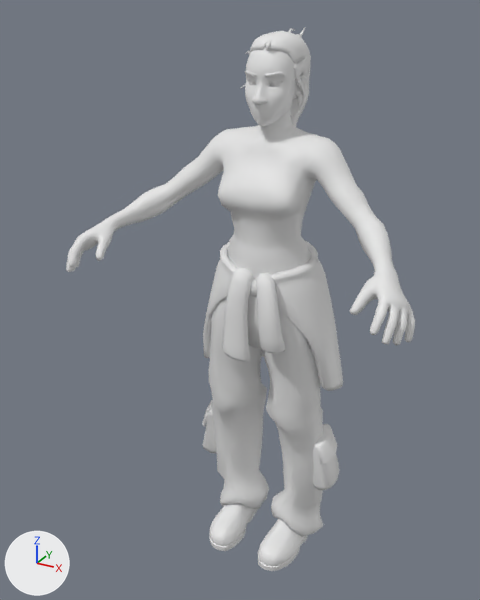
One commit to the FBX model Assets/Models/Characters/Marisol/marisol_workingfile.fbx: the scene before it, then after it.
One viewpoint serves both versions: a 50 mm lens placed at (0.842, -1.726, 1.752), pointed at (-0.06, -0.086, 0.932). The axes (+X, +Y, +Z) are drawn at lower left. The lights are the same throughout.

In view in the first picture: 'mesh_marisol_body', 'mesh_marisol_coat', 'mesh_marisol_coat_sleeves', 'mesh_marisol_eyebrows', 'mesh_marisol_eyes', 'mesh_marisol_hair_base', 'mesh_marisol_hair_strands', 'mesh_marisol_pant_pockets', 'mesh_marisol_pants', 'mesh_marisol_ponytail', 'mesh_marisol_shoes'.
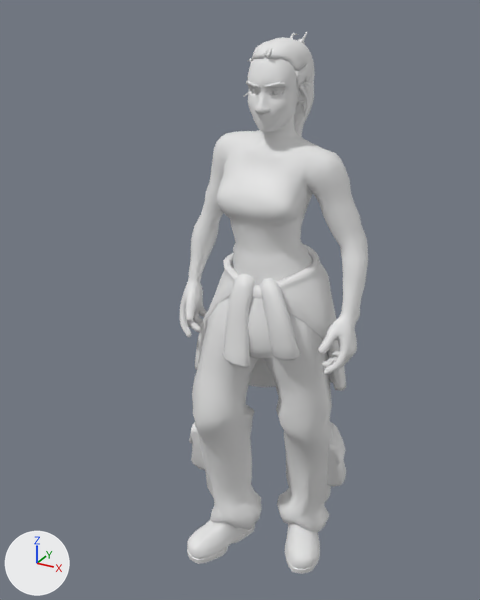
Commit message: Marisol Walk + Controller

The newer file adds an action. The first version stands in its rest pose; the second is drawn at frame 73 of the action 'Marisol_SKELE|Marisol_Idle'.

Where the change shows, as pixel boxes [x1, y1, x2, y2] in the pictures (480 x 600 px):
'mesh_marisol_body', posed (46% narrower, 7% taller)
    before: [66, 46, 415, 345]
    after: [180, 56, 368, 375]
'mesh_marisol_pants', posed
    before: [209, 295, 323, 537]
    after: [192, 267, 333, 532]
'mesh_marisol_coat', posed (8% wider)
    before: [203, 241, 343, 391]
    after: [195, 245, 346, 391]
'mesh_marisol_shoes', posed
    before: [210, 503, 308, 571]
    after: [187, 520, 320, 574]
'mesh_marisol_coat_sleeves', posed (23% wider)
    before: [222, 267, 285, 362]
    after: [223, 274, 301, 368]
'mesh_marisol_pant_pockets', posed
    before: [202, 400, 340, 490]
    after: [189, 422, 346, 487]
'mesh_marisol_hair_base', posed
    before: [249, 31, 311, 99]
    after: [251, 37, 314, 106]
'mesh_marisol_ponytail', posed
    before: [290, 62, 311, 127]
    after: [294, 44, 315, 137]
'mesh_marisol_hair_strands', posed
    before: [240, 27, 305, 111]
    after: [243, 32, 308, 117]
'mesh_marisol_eyebrows', posed
    before: [245, 70, 285, 77]
    after: [246, 81, 286, 88]
bone '_Control', root to tip
    before: (270, 233) to (269, 182)
    after: (270, 240) to (264, 189)
bone 'Chest_Lower', root to tip
    before: (270, 233) to (269, 189)
    after: (270, 240) to (268, 195)
bone 'Chest_Upper', root to tip
    before: (269, 189) to (275, 138)
    after: (268, 195) to (277, 145)
bone 'Head', root to tip
    before: (274, 108) to (275, 64)
    after: (278, 116) to (277, 71)
bone 'Arm_Upper_L', root to tip
    before: (324, 155) to (366, 222)
    after: (324, 166) to (353, 243)
bone 'Hand_L', root to tip
    before: (385, 271) to (391, 308)
    after: (349, 314) to (343, 350)
bone 'Thumb_1_L', root to tip
    before: (372, 286) to (360, 300)
    after: (336, 327) to (327, 340)
bone 'Finger_2_2_L', root to tip
    before: (392, 323) to (387, 335)
    after: (339, 365) to (328, 366)
bone 'Finger_2_3_L', root to tip
    before: (387, 335) to (383, 343)
    after: (328, 366) to (322, 362)
bone 'Finger_3_2_L', root to tip
    before: (402, 325) to (397, 338)
    after: (342, 361) to (332, 362)
bone 'Finger_3_3_L', root to tip
    before: (397, 338) to (395, 345)
    after: (332, 362) to (326, 361)
bone 'Pinkie_1_2_L', root to tip
    before: (410, 321) to (409, 333)
    after: (347, 353) to (337, 354)
bone 'Pinkie_1_3_L', root to tip
    before: (409, 333) to (408, 341)
    after: (337, 354) to (331, 352)
bone 'Arm_Upper_R', root to tip
    before: (228, 145) to (170, 193)
    after: (230, 148) to (209, 217)
bone 'Arm_Lower_R', root to tip
    before: (170, 193) to (111, 222)
    after: (209, 217) to (192, 279)
bone 'Hand_R', root to tip
    before: (111, 222) to (84, 245)
    after: (192, 279) to (192, 310)
bone 'Thumb_1_R', root to tip
    before: (106, 235) to (102, 247)
    after: (193, 294) to (190, 308)
bone 'Finger_2_2_R', root to tip
    before: (71, 254) to (69, 264)
    after: (190, 324) to (197, 329)
bone 'Finger_2_3_R', root to tip
    before: (69, 264) to (69, 272)
    after: (197, 329) to (202, 328)
bone 'Finger_3_2_R', root to tip
    before: (73, 255) to (72, 265)
    after: (196, 320) to (204, 325)
bone 'Finger_3_3_R', root to tip
    before: (72, 265) to (71, 271)
    after: (204, 325) to (208, 327)
bone 'Pinkie_1_2_R', root to tip
    before: (78, 251) to (76, 261)
    after: (202, 313) to (208, 317)
bone 'Pinkie_1_3_R', root to tip
    before: (76, 261) to (75, 267)
    after: (208, 317) to (212, 318)
bone 'Leg_Upper_L', root to tip
    before: (299, 292) to (297, 408)
    after: (304, 297) to (305, 417)
bone 'Leg_Lower_L', root to tip
    before: (297, 408) to (293, 534)
    after: (305, 417) to (302, 531)
bone 'Foot_L', root to tip
    before: (293, 534) to (279, 553)
    after: (302, 531) to (302, 554)
bone 'Leg_Upper_R', root to tip
    before: (239, 280) to (235, 390)
    after: (243, 290) to (218, 410)
bone 'Leg_Lower_R', root to tip
    before: (235, 390) to (240, 514)
    after: (218, 410) to (233, 531)
bone 'Foot_R', root to tip
    before: (240, 514) to (228, 533)
    after: (233, 531) to (211, 547)

What the commit changed:
Bone '_Control' (bone_control) moves from (0.0, 0.0, 0.0) to (0.006, -0.015, 0.015).
Bone '_Control' (bone_control) turns from (0, 0, 0) to (0, 0, 6) degrees about its own x, y and z.
Bone 'Chest_Lower' (bone_chest_lower) turns from (0, 0, 0) to (0, 0, -4) degrees about its own x, y and z.
Bone 'Chest_Upper' (bone_chest_upper) turns from (0, 0, 0) to (0, 0, -6) degrees about its own x, y and z.
Bone 'Head' (bone_head) turns from (0, 0, 0) to (2, 0, 6) degrees about its own x, y and z.
Bone 'Arm_Upper_L' (bone_arm_upper_l) turns from (0, 0, 0) to (27, 26, 35) degrees about its own x, y and z.
Bone 'Hand_L' (bone_hand_l) turns from (0, 0, 0) to (-1, -48, 5) degrees about its own x, y and z.
Bone 'Thumb_1_L' (bone_thumb_1_l) turns from (0, 0, 0) to (0, 0, -13) degrees about its own x, y and z.
Bone 'Finger_2_2_L' (bone_finger_2_2_l) turns from (0, 0, 0) to (24, 0, 0) degrees about its own x, y and z.
Bone 'Finger_2_3_L' (bone_finger_2_3_l) turns from (0, 0, 0) to (24, 0, 0) degrees about its own x, y and z.
Bone 'Finger_3_2_L' (bone_finger_3_2_l) turns from (0, 0, 0) to (20, 0, 0) degrees about its own x, y and z.
Bone 'Finger_3_3_L' (bone_finger_3_3_l) turns from (0, 0, 0) to (20, 0, 0) degrees about its own x, y and z.
Bone 'Pinkie_1_2_L' (bone_pinkie_1_2_l) turns from (0, 0, 0) to (27, 0, 0) degrees about its own x, y and z.
Bone 'Pinkie_1_3_L' (bone_pinkie_1_3_l) turns from (0, 0, 0) to (27, 0, 0) degrees about its own x, y and z.
Bone 'Arm_Upper_R' (bone_arm_upper_r) turns from (0, 0, 0) to (17, -31, -44) degrees about its own x, y and z.
Bone 'Arm_Lower_R' (bone_arm_lower_r) turns from (0, 0, 0) to (10, 0, -4) degrees about its own x, y and z.
Bone 'Hand_R' (bone_hand_r) turns from (0, 0, 0) to (2, 54, 1) degrees about its own x, y and z.
Bone 'Thumb_1_R' (bone_thumb_1_r) turns from (0, 0, 0) to (0, 0, 13) degrees about its own x, y and z.
Bone 'Finger_2_2_R' (bone_finger_2_2_r) turns from (0, 0, 0) to (24, 0, 0) degrees about its own x, y and z.
Bone 'Finger_2_3_R' (bone_finger_2_3_r) turns from (0, 0, 0) to (24, 0, 0) degrees about its own x, y and z.
Bone 'Finger_3_2_R' (bone_finger_3_2_r) turns from (0, 0, 0) to (20, 0, 0) degrees about its own x, y and z.
Bone 'Finger_3_3_R' (bone_finger_3_3_r) turns from (0, 0, 0) to (20, 0, 0) degrees about its own x, y and z.
Bone 'Pinkie_1_2_R' (bone_pinkie_1_2_r) turns from (0, 0, 0) to (27, 0, 0) degrees about its own x, y and z.
Bone 'Pinkie_1_3_R' (bone_pinkie_1_3_r) turns from (0, 0, 0) to (27, 0, 0) degrees about its own x, y and z.
Bone 'Leg_Upper_L' (bone_leg_upper_l) turns from (0, 0, 0) to (-2, -23, 3) degrees about its own x, y and z.
Bone 'Leg_Lower_L' (bone_leg_lower_l) turns from (0, 0, 0) to (9, 0, 0) degrees about its own x, y and z.
Bone 'Foot_L' (bone_foot_l) turns from (0, 0, 0) to (-6, 0, -6) degrees about its own x, y and z.
Bone 'Leg_Upper_R' (bone_leg_upper_r) turns from (0, 0, 0) to (-16, 10, 5) degrees about its own x, y and z.
Bone 'Leg_Lower_R' (bone_leg_lower_r) turns from (0, 0, 0) to (20, 0, 0) degrees about its own x, y and z.
Bone 'Foot_R' (bone_foot_r) turns from (0, 0, 0) to (-4, 0, 13) degrees about its own x, y and z.
